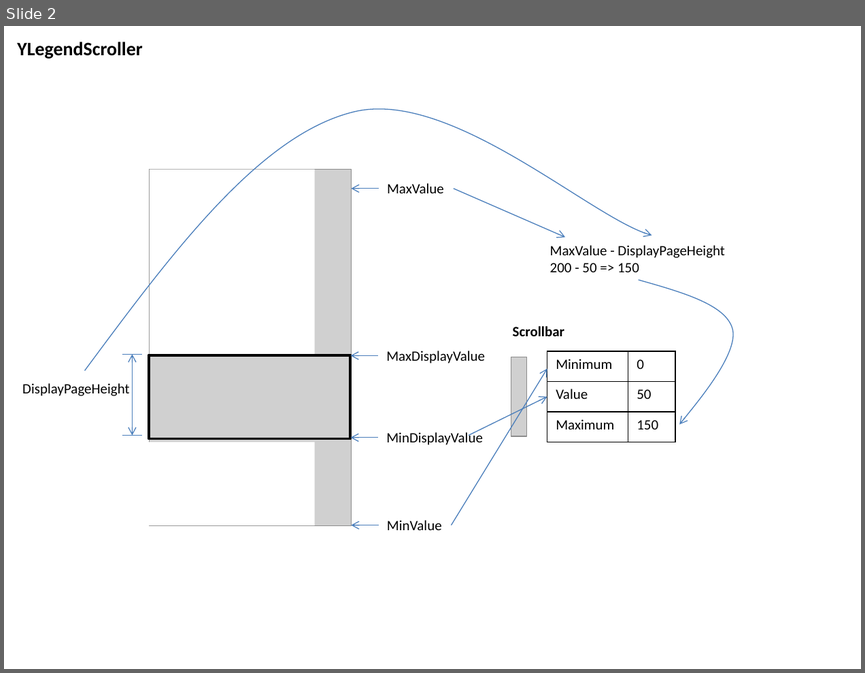
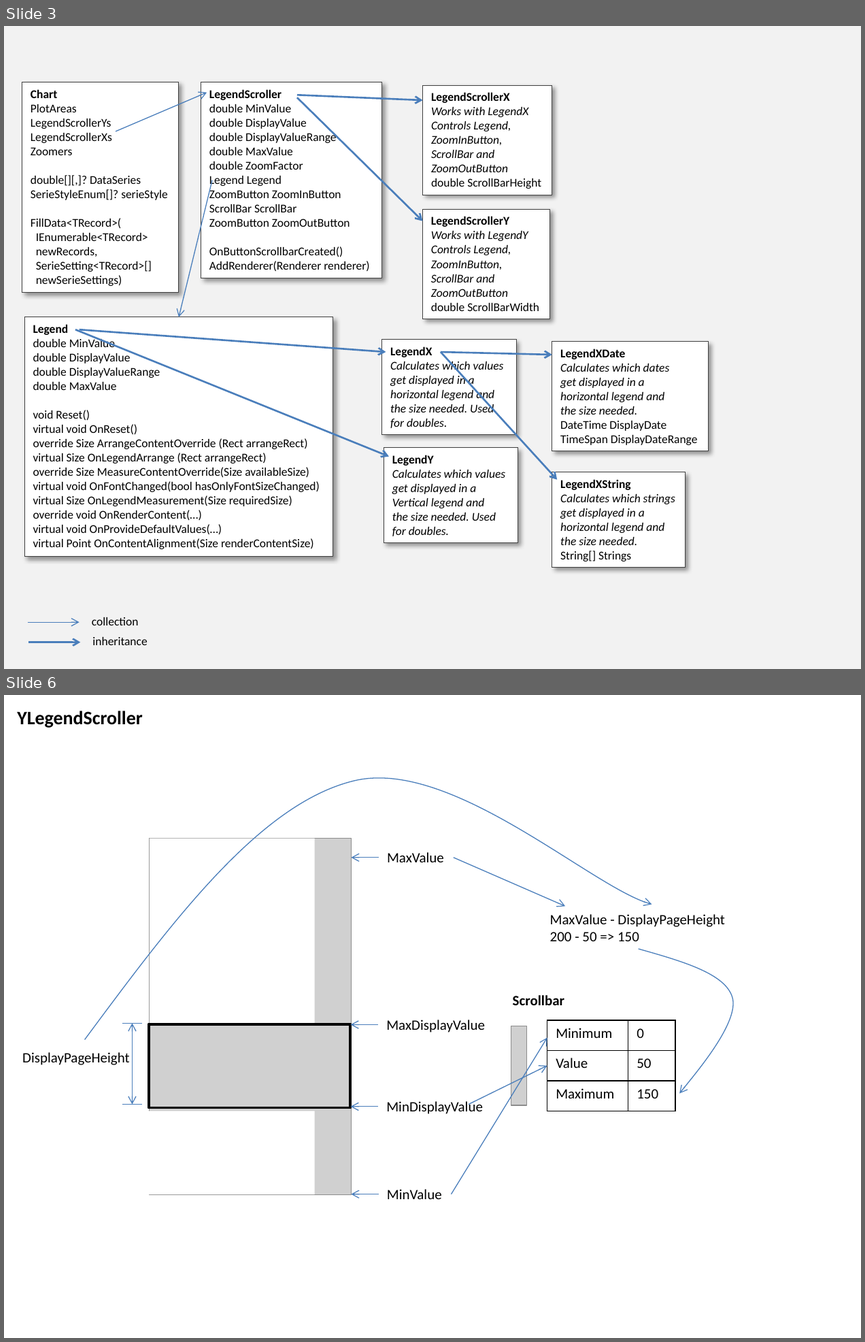
Before and after one commit to PeterHuberSg/XYGraphLib, a slide deck: XYGraphDesign1.pptx. Shown one above the other, each under a label of ours: slide 2 before the commit, slides 3 and 6 after it; the slides between them are not shown. The pictures are 865x673 and 865x1342 pixels, drawn with LibreOffice and Linux fonts; fonts in the diff are those of the drawing; grey boxes stand for pictures. Boxes give left, top, right and bottom in pixels: in the first picture for what was removed or moved away, otherwise in the second. Text is boxed around its words. In the diff, an @@ line names an element or a change of style, - is before the commit and + after.

Commit message:
Initial code for LegendXString, before changing SerieSetting to support strings instead doubles for x axis

```diff
--- a/XYGraphDesign1.pptx
+++ b/XYGraphDesign1.pptx
@@ slide 3 added at [4, 26, 861, 669], background #F2F2F2 @@
@@ rectangle added at [22, 82, 179, 293], fill #FFFFFF, outline #404040 0.75 pt, 10 pt, text #000000 @@
+Chart
+PlotAreas
+LegendScrollerYs
+LegendScrollerXs
+Zoomers
+double[][,]? DataSeries
+SerieStyleEnum[]? serieStyle
+FillData<TRecord>(
+IEnumerable<TRecord>
+newRecords,
+SerieSetting<TRecord>[]
+newSerieSettings)
@@ rectangle added at [201, 82, 382, 278], fill #FFFFFF, outline #404040 0.75 pt, 10 pt, text #000000 @@
+LegendScroller
+double MinValue
+double DisplayValue
+double DisplayValueRange
+double MaxValue
+double ZoomFactor
+Legend Legend
+ZoomButton ZoomInButton
+ScrollBar ScrollBar
+ZoomButton ZoomOutButton
+OnButtonScrollbarCreated()
+AddRenderer(Renderer renderer)
@@ rectangle added at [423, 85, 552, 195], fill #FFFFFF, outline #404040 0.75 pt, 10 pt, text #000000, italic @@
+LegendScrollerX
+Works with LegendX
+Controls Legend,
+ZoomInButton,
+ScrollBar and
+ZoomOutButton
+double ScrollBarHeight
@@ arrow added from (116, 131) to (207, 93), #4B7EBC 0.75 pt @@
@@ arrow added from (297, 95) to (423, 101), #4B7EBC 1.5 pt @@
@@ arrow added from (297, 98) to (423, 220), #4B7EBC 1.5 pt @@
@@ arrow added from (212, 180) to (179, 317), #4B7EBC 0.75 pt @@
@@ rectangle added at [423, 210, 550, 319], fill #FFFFFF, outline #404040 0.75 pt, 10 pt, text #000000, italic @@
+LegendScrollerY
+Works with LegendY
+Controls Legend,
+ZoomInButton,
+ScrollBar and
+ZoomOutButton
+double ScrollBarWidth
@@ rectangle added at [24, 317, 333, 556], fill #FFFFFF, outline #404040 0.75 pt, 10 pt, text #000000 @@
+Legend
+double MinValue
+double DisplayValue
+double DisplayValueRange
+double MaxValue
+void Reset()
+virtual void OnReset()
+override Size ArrangeContentOverride (Rect arrangeRect)
+virtual Size OnLegendArrange (Rect arrangeRect)
+override Size MeasureContentOverride(Size availableSize)
+virtual void OnFontChanged(bool hasOnlyFontSizeChanged)
+virtual Size OnLegendMeasurement(Size requiredSize)
+override void OnRenderContent(…)
+virtual void OnProvideDefaultValues(…)
+virtual Point OnContentAlignment(Size renderContentSize)
@@ arrow added from (75, 329) to (389, 456), #4B7EBC 1.5 pt @@
@@ arrow added from (79, 329) to (386, 352), #4B7EBC 1.5 pt @@
@@ rectangle added at [382, 339, 516, 435], fill #FFFFFF, outline #404040 0.75 pt, 10 pt, text #000000, italic @@
+LegendX
+Calculates which values
+get displayed in a
+horizontal legend and
+the size needed. Used
+for doubles.
@@ arrow added from (441, 352) to (552, 354), #4B7EBC 1.5 pt @@
@@ arrow added from (441, 352) to (557, 480), #4B7EBC 1.5 pt @@
@@ rectangle added at [552, 342, 708, 451], fill #FFFFFF, outline #404040 0.75 pt, 10 pt, text #000000, italic @@
+LegendXDate
+Calculates which dates
+get displayed in a
+horizontal legend and
+the size needed.
+DateTime DisplayDate
+TimeSpan DisplayDateRange
@@ rectangle added at [383, 448, 518, 543], fill #FFFFFF, outline #404040 0.75 pt, 10 pt, text #000000, italic @@
+LegendY
+Calculates which values
+get displayed in a
+Vertical legend and
+the size needed. Used
+for doubles.
@@ rectangle added at [552, 471, 686, 567], fill #FFFFFF, outline #404040 0.75 pt, 10 pt, text #000000, italic @@
+LegendXString
+Calculates which strings
+get displayed in a
+horizontal legend and
+the size needed.
+String[] Strings
@@ text added at [92, 617, 139, 625], 10 pt, text #000000 @@
+collection
@@ arrow added from (27, 622) to (79, 622), #4B7EBC 0.75 pt @@
@@ text added at [92, 637, 147, 645], 10 pt, text #000000 @@
+inheritance
@@ arrow added from (29, 642) to (80, 642), #4B7EBC 1.5 pt @@
@@ what was slide 2 is now slide 6 @@
```
Also in this commit, not shown: 1 slide changed, 3 other slides added, 1 slide removed, 31 other files.
